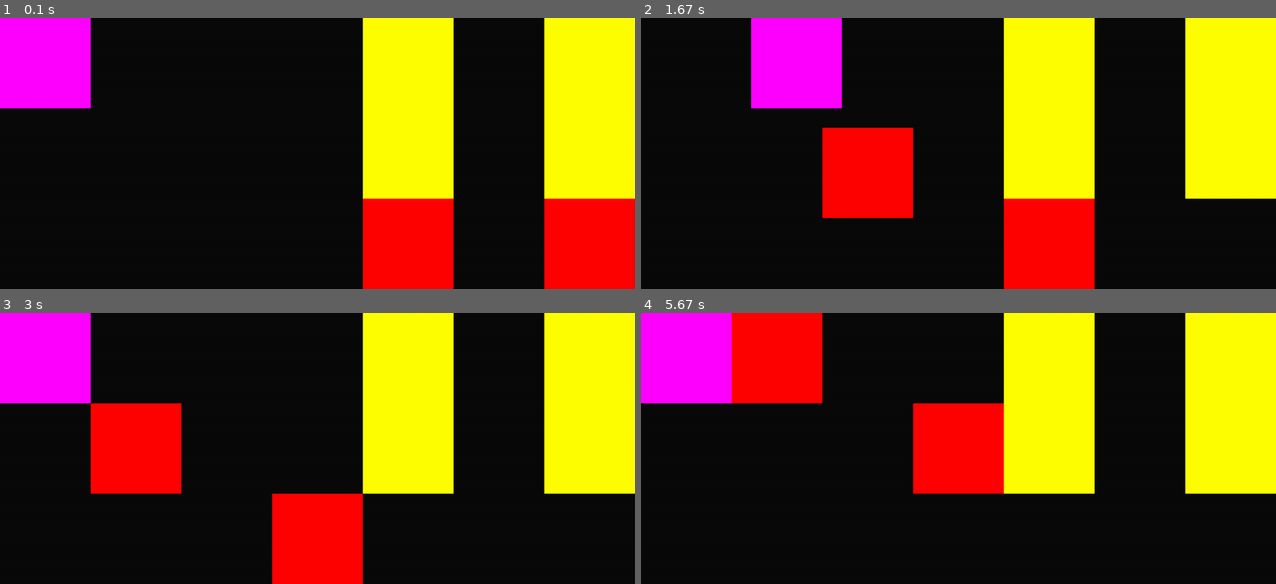
Above: before the commit, frames 1-4 (two rows, left to right).
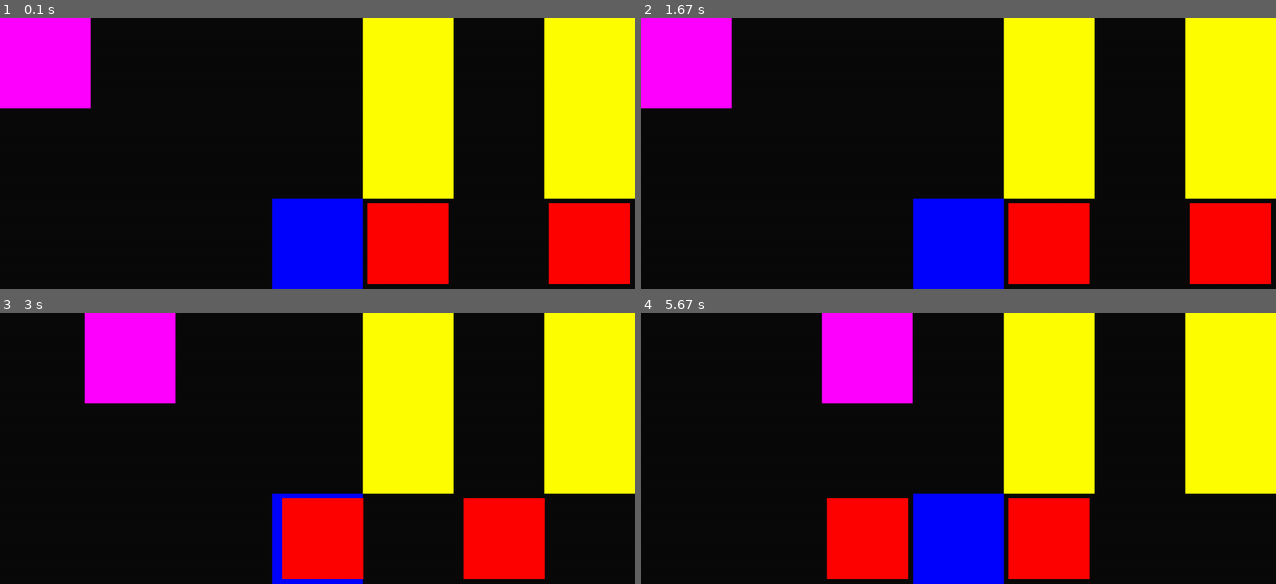
Above: after the commit, the same moments.

Repository: WingedSeal/mazegame
Game: pygame game, started from src/main.py
The game is run twice, just before and just after one commit, with the same random seed, the same clock (stepped at 60 frames per second) and the same inputs.
Inputs:
- Up to frame 1 (0.1 s): no input
- Up to frame 2 (1.67 s): no input
- Up to frame 3 (3 s): no input
- Up to frame 4 (5.67 s): no input

The runs differ from the first frame. In frame 1, 6.8% of the frame differs, in the area x 42-100%, y 66-100%; in frame 2, 24%; in frame 3, 19%; in frame 4, 32%, in the area x 0-71%, y 0-100%.

Commit message:
feat: add layer system

Diff:
--- a/src/main.py
+++ b/src/main.py
@@ -3,6 +3,7 @@
 
 def script():
     move(LEFT)
+    print(get_tile())
     move(LEFT)
     move(UP)
     print(get_tile(UP, 1))
--- a/src/mazegame/api/const.py
+++ b/src/mazegame/api/const.py
@@ -1,3 +1,4 @@
+from ..map import Block, Enemy
 from ..color import Color
 from ..direction import Direction
 
@@ -10,5 +11,5 @@
 UP = Direction.UP
 HALT = Direction.HALT
 
-BLOCK = "Block"
-ENEMY = "Enemy"
+BLOCK = Block.__class__.__name__
+ENEMY = Enemy.__class__.__name__
--- a/src/mazegame/api/maps.py
+++ b/src/mazegame/api/maps.py
@@ -1,5 +1,6 @@
 from ..direction import Direction
-from ..map import Enemy, Map, Block, Player
+from ..color import Color
+from ..map import ColorFloor, Enemy, Map, Block, Player
 
 TEST_MAP_ENEMY = Enemy(
     [
@@ -15,7 +16,7 @@
     [
         [TEST_MAP_ENEMY, None, None, None, Block(), None, Block()],
         [None, None, None, None, Block(), None, Block()],
-        [None, None, None, None, Player(), None, Player()],
+        [None, None, None, ColorFloor(Color.BLUE), Player(), None, Player()],
     ]
 )
 
--- a/src/mazegame/game.py
+++ b/src/mazegame/game.py
@@ -15,7 +15,7 @@
     DEFAULT_WIDTH = 1280
     DEFAULT_HEIGHT = 720
     MAX_FPS = 120
-    MSPT = 500
+    MSPT = 2000
     """Millisecond per tick"""
     TITLE = "Maze Game"
     BG_COLOR = pygame.Color(10, 10, 10)
@@ -46,6 +46,7 @@
             for x, tile in enumerate(row):
                 if tile is not None:
                     tile.init((x, y), self.tile_size)
+                    tile.rect.topleft = tile.get_top_left((x, y))
 
     def _get_tile_size(self) -> tuple[int, int, int]:
         """
@@ -73,10 +74,11 @@
 
     def get_tile(self, direction: Direction, player_index: int = 0) -> Tile | None:
         player = self.players[player_index]
-        tile = self._get_tile(
+        if direction == Direction.HALT:
+            return player.tile_under
+        return self._get_tile(
             player.pos[0] + direction.value[0], player.pos[1] + direction.value[1]
         )
-        return tile
 
     def run(self) -> None:
         """
@@ -135,14 +137,24 @@
         t = self.tick_delta_ms / self.MSPT
         for tile in self.moving_tiles:
             tile.animate(t)
-
         for row in self.map.map:
             for tile in row:
                 if tile is None:
                     continue
+                if any(tile is _tile for _tile in self.moving_tiles):
+                    continue
                 assert hasattr(tile, "surf")
                 assert hasattr(tile, "rect")
+                if tile.tile_under is not None:
+                    self.display_surface.blit(
+                        tile.tile_under.surf, tile.tile_under.rect
+                    )
                 self.display_surface.blit(tile.surf, tile.rect)
+
+        for tile in self.moving_tiles:
+            if tile.tile_under is not None:
+                self.display_surface.blit(tile.tile_under.surf, tile.tile_under.rect)
+            self.display_surface.blit(tile.surf, tile.rect)
 
         pygame.display.update()
         self.time_delta = self.clock.tick(self.MAX_FPS)
@@ -172,10 +184,14 @@
         tile.old_pos = tile.pos
         tile.pos = (x + dx, y + dy)
         self.map.map[y + dy][x + dx] = tile
-        self.map.map[y][x] = None
+        self.map.map[y][x] = tile.tile_under
+        tile.tile_under = None
         self.moving_tiles.append(tile)
+
         if isinstance(target, TouchableTile):
             target.interact(tile)
+            if target.can_be_under:
+                tile.tile_under = target
         return True
 
     def render_map(self) -> None:
--- a/src/mazegame/map.py
+++ b/src/mazegame/map.py
@@ -26,13 +26,22 @@
     rect: pygame.Rect
     pos: tuple[int, int] = (0, 0)
     old_pos: tuple[int, int] = (0, 0)
+    tile_under: "Tile | None" = None
 
     @abstractmethod
     def init(self, pos: tuple[int, int], tile_size: int) -> None:
         pass
 
-    def _pos_to_pixel(self, pos: tuple[int, int]) -> tuple[int, int]:
-        return self.tile_size * pos[0], self.tile_size * pos[1]
+    def _pos_to_pixel(
+        self, pos: tuple[int, int], padding: tuple[int, int] = (0, 0)
+    ) -> tuple[int, int]:
+        return (
+            self.tile_size * pos[0] + padding[0],
+            self.tile_size * pos[1] + padding[1],
+        )
+
+    def get_top_left(self, pos: tuple[int, int]) -> tuple[int, int]:
+        return self._pos_to_pixel(pos)
 
     def animate(self, t: float):
         """
@@ -43,7 +52,7 @@
         :param t: time range between 0 and 1
         """
         pixel_pos = _dash_lerp(
-            self._pos_to_pixel(self.old_pos), self._pos_to_pixel(self.pos), t
+            self.get_top_left(self.old_pos), self.get_top_left(self.pos), t
         )
         self.rect.topleft = pixel_pos
 
@@ -58,11 +67,16 @@
     def __str__(self) -> str:
         return f"{self.__class__.__name__} at {self.pos}"
 
+    def __repr__(self) -> str:
+        return str(self)
+
 
 T = TypeVar("T", bound=Tile)
 
 
 class TouchableTile(Tile):
+    can_be_under = True
+
     @abstractmethod
     def interact(self, other_tile: Tile) -> None:
         pass
@@ -75,13 +89,22 @@
         self.surf = pygame.Surface((tile_size, tile_size))
         self.surf.fill((255, 255, 0))
         self.rect = self.surf.get_rect()
-        self.rect.topleft = self._pos_to_pixel(pos)
 
 
-class ColorFloor(Tile):
+class ColorFloor(TouchableTile):
     def __init__(self, color: Color) -> None:
         self.color = color
         super().__init__()
+
+    def init(self, pos: tuple[int, int], tile_size: int) -> None:
+        self.tile_size = tile_size
+        self.pos = pos
+        self.surf = pygame.Surface((tile_size, tile_size))
+        self.surf.fill(self.color.value)
+        self.rect = self.surf.get_rect()
+
+    def interact(self, other_tile: Tile) -> None:
+        pass
 
 
 class Player(Tile):
@@ -90,10 +113,14 @@
     def init(self, pos: tuple[int, int], tile_size: int) -> None:
         self.tile_size = tile_size
         self.pos = pos
-        self.surf = pygame.Surface((tile_size, tile_size))
+        self.surf = pygame.Surface((tile_size * 0.9, tile_size * 0.9))
         self.surf.fill((255, 0, 0))
         self.rect = self.surf.get_rect()
-        self.rect.topleft = self._pos_to_pixel(pos)
+
+    def get_top_left(self, pos: tuple[int, int]) -> tuple[int, int]:
+        return self._pos_to_pixel(
+            pos, padding=(int(self.tile_size * 0.05), int(self.tile_size * 0.05))
+        )
 
 
 class Door(Tile):
@@ -129,7 +156,6 @@
         self.surf = pygame.Surface((tile_size, tile_size))
         self.surf.fill((255, 0, 255))
         self.rect = self.surf.get_rect()
-        self.rect.topleft = self._pos_to_pixel(pos)
 
     def interact(self, other_tile: Tile) -> None:
         raise NotImplementedError("YOU DIED")
